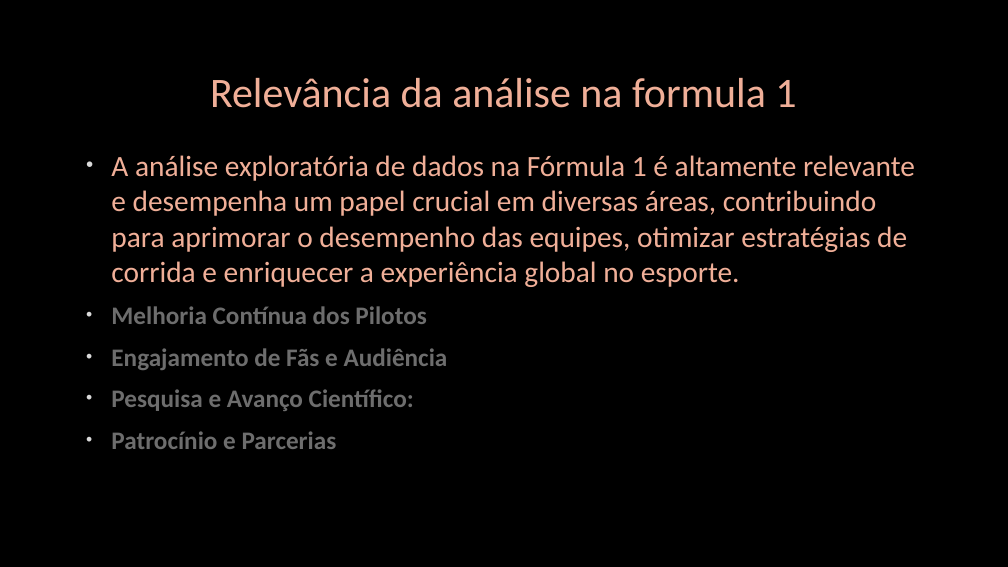
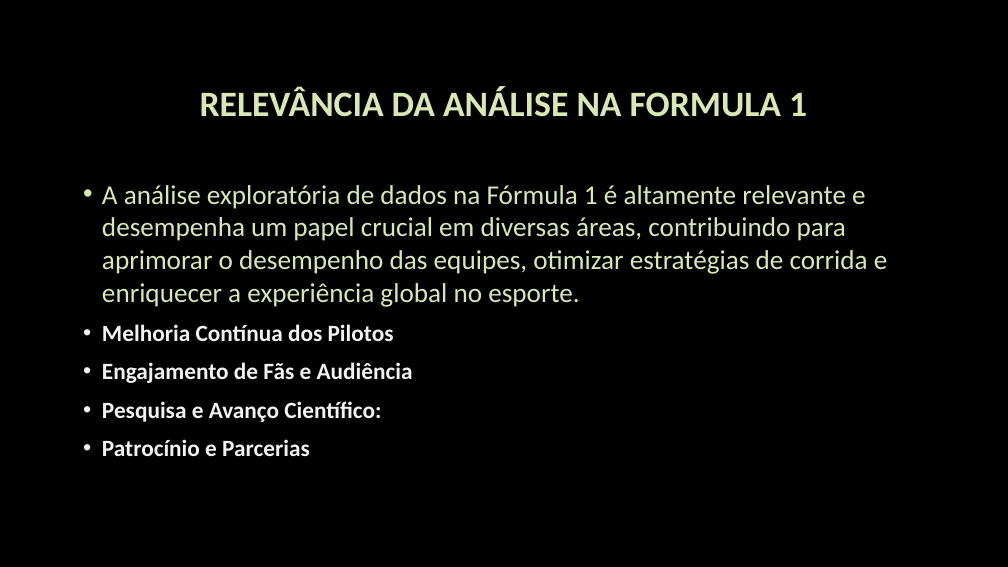
Before and after one commit to yuri0703/CodeSquad, a slide deck: slide 3 of Análise de dados exploratória.pptx. Drawn at 1008x567 pixels with LibreOffice and Linux fonts; fonts in the diff are those of the drawing; background and template pictures are left out. Boxes give left, top, right and bottom in pixels: in the first picture for what was removed or moved away, otherwise in the second. Text is boxed around its words. In the diff, an @@ line names an element or a change of style, - is before the commit and + after.

```diff
--- a/Análise de dados exploratória.pptx
+++ b/Análise de dados exploratória.pptx
@@ title at bbox=[200, 87, 807, 117]: text changed; size 40 to 34 pt; text colour #F0AF98 to #D8E8B4; bold on @@
-Relevância da análise na formula 1
+RELEVÂNCIA DA ANÁLISE NA FORMULA 1
@@ text "A análise exploratória de dados ...": place and size @@
-text "A análise exploratória de dados ..." at bbox=[111, 155, 915, 449]
+text "A análise exploratória de dados ..." at bbox=[102, 185, 888, 456]
@@ text "A análise exploratória de dados ..." at bbox=[102, 185, 888, 456]: size 28 to 25.9 pt, text colour #F0AF98 to #D8E8B4 in "A análise exploratória de dados na Fórmula ..."; letter outline #404040 0.75 pt to none; size 24 to 22.2 pt, text colour #6D6D6D to #F2F2F2 in "Melhoria Contínua dos Pilotos", "Engajamento de Fãs e Audiência", "Pesquisa e Avanço Científico:", "Patrocínio e Parcerias"; indent changed; less space between paragraphs @@
```
Also in this commit, not shown: 6 other slides changed.
